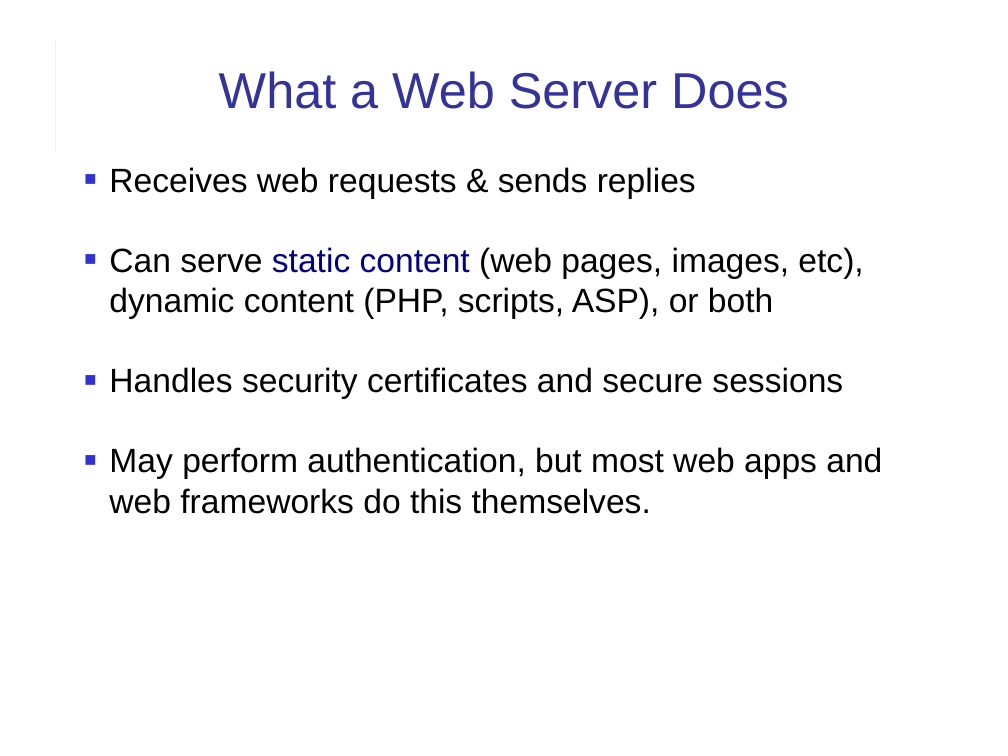
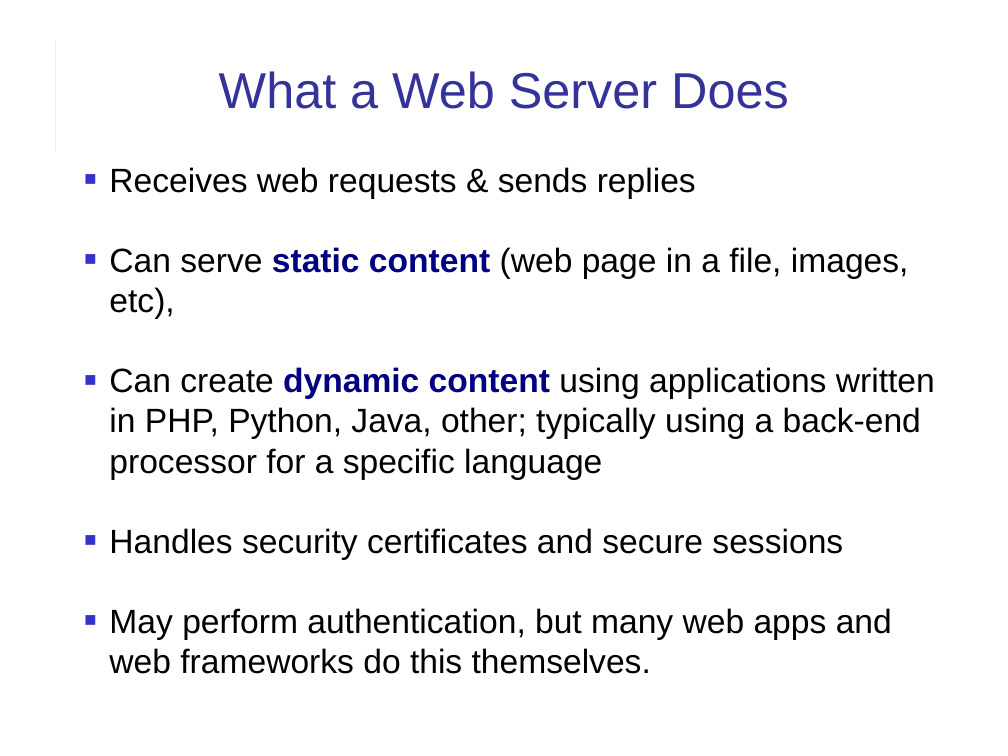
Before and after one commit to cpske/ISP, a slide deck: slide 2 of web/Web-Apps-and-Web-Servers.ppt (slide 3 before the commit). Drawn at 1008x756 pixels with LibreOffice and Linux fonts; fonts in the diff are those of the drawing. Boxes give left, top, right and bottom in pixels: in the first picture for what was removed or moved away, otherwise in the second. Text is boxed around its words. In the diff, an @@ line names an element or a change of style, - is before the commit and + after.

```diff
--- a/web/Web-Apps-and-Web-Servers.ppt
+++ b/web/Web-Apps-and-Web-Servers.ppt
@@ text at (x1=109, y1=247, x2=935, y2=480): text changed @@
-■ Can serve static content (web pages, images, etc), dynamic content (PHP, scripts, ASP), or both
+■ Can serve static content (web page in a file, images, etc),
+■ Can create dynamic content using applications written in PHP, Python, Java, other; typically using a back-end processor for a specific language
@@ text at (x1=109, y1=608, x2=892, y2=674): text changed @@
-■ May perform authentication, but most web apps and web frameworks do this themselves.
+■ May perform authentication, but many web apps and web frameworks do this themselves.
```
Also in this commit, not shown: 7 other slides changed, 10 slides added, 7 slides removed, 4 other files.
